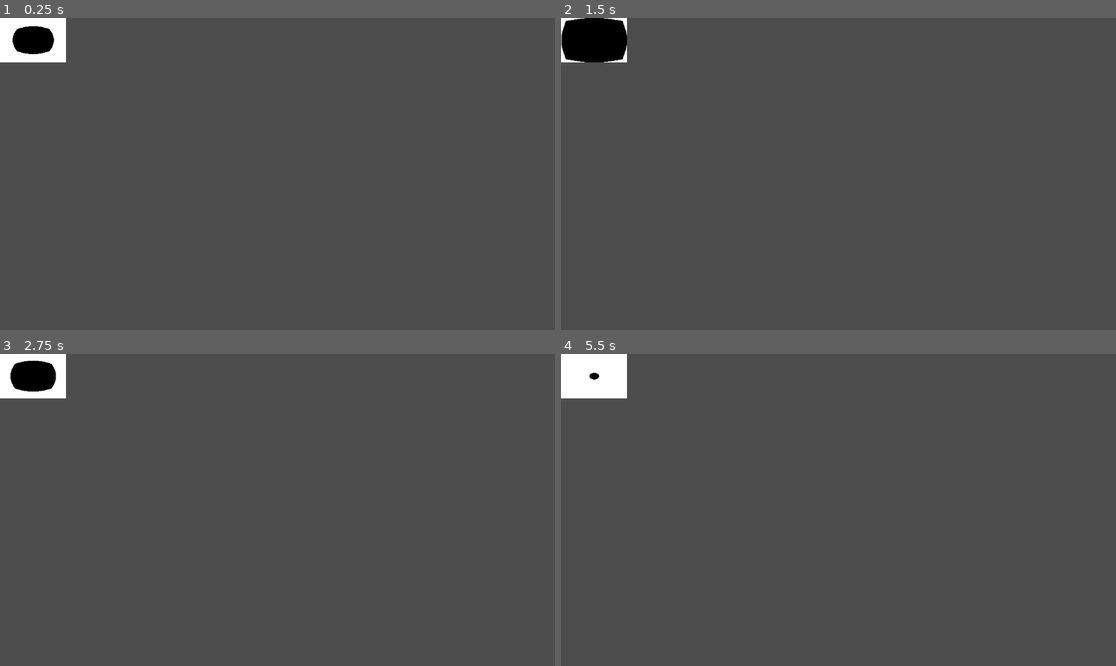
Above: before the commit, frames 1-4 (two rows, left to right).
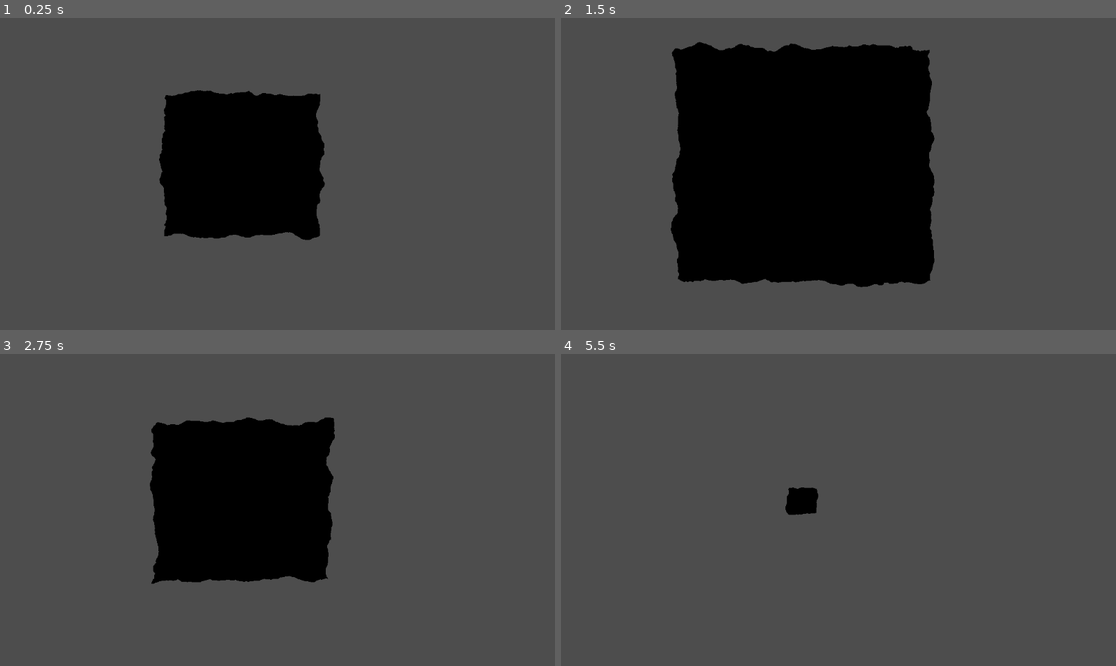
Above: after the commit, the same moments.

Repository: watson-disambiguation/BurnShader
Game: Godot game, scene res://Main.tscn
The game is run twice, just before and just after one commit, with the same random seed, the same clock (stepped at 60 frames per second) and the same inputs. Before the commit the project has no main scene; this scene is started directly in both runs.
Inputs:
- Up to frame 1 (0.25 s): no input
- Up to frame 2 (1.5 s): no input
- Up to frame 3 (2.75 s): no input
- Up to frame 4 (5.5 s): tap Enter at 5 s

The runs differ from the first frame. In frame 1, 15% of the frame differs, in the area x 0-59%, y 0-72%; in frame 2, 36%, in the area x 0-68%, y 0-87%; in frame 3, 18%; in frame 4, 2.2%.

Commit message:
Added noise to SDF

Diff:
--- a/Main.tscn
+++ b/Main.tscn
@@ -1,16 +1,21 @@
-[gd_scene load_steps=4 format=3 uid="uid://dp1h3ps4unhuf"]
+[gd_scene load_steps=5 format=3 uid="uid://dp1h3ps4unhuf"]
 
 [ext_resource type="Shader" path="res://Shaders/BurnShader.gdshader" id="1_7y8qh"]
 
+[sub_resource type="FastNoiseLite" id="FastNoiseLite_i8jdn"]
+
+[sub_resource type="NoiseTexture2D" id="NoiseTexture2D_5abl5"]
+noise = SubResource("FastNoiseLite_i8jdn")
+
 [sub_resource type="ShaderMaterial" id="ShaderMaterial_7vaxc"]
 shader = ExtResource("1_7y8qh")
-
-[sub_resource type="CanvasTexture" id="CanvasTexture_k0wfm"]
+shader_parameter/noiseTexture = SubResource("NoiseTexture2D_5abl5")
 
 [node name="Node2D" type="Node2D"]
+position = Vector2(88, 44)
 
 [node name="BurningPaper" type="Sprite2D" parent="."]
 material = SubResource("ShaderMaterial_7vaxc")
-position = Vector2(69, 46)
-scale = Vector2(-137, 93)
-texture = SubResource("CanvasTexture_k0wfm")
+position = Vector2(415, 261)
+scale = Vector2(-1.099, 1)
+texture = SubResource("NoiseTexture2D_5abl5")
--- a/Shaders/BurnShader.gdshader
+++ b/Shaders/BurnShader.gdshader
@@ -1,11 +1,13 @@
 shader_type canvas_item;
 
+uniform sampler2D noiseTexture : source_color;
+
 void fragment() {
+	float noise = texture(noiseTexture,UV).x * 0.05;
 	vec2 centeredUV = UV - 0.5;
 	float distFromCenter = length(centeredUV);
 	float distFromEdge = max((abs(centeredUV.x)),abs(centeredUV.y));
 	float t = (sin(TIME) + 1.) * 0.25;
-	float dist = mix(distFromCenter,distFromEdge,distFromCenter);
-	float stepped = step(t,dist);
-	COLOR = vec4(vec3(stepped),1);
+	float stepped = step(t,distFromEdge+noise);
+	COLOR = vec4(vec3(stepped),1.-stepped);
 }
--- a/project.godot
+++ b/project.godot
@@ -11,6 +11,7 @@
 [application]
 
 config/name="BurnShader"
+run/main_scene="res://Main.tscn"
 config/features=PackedStringArray("4.1", "Forward Plus")
 config/icon="res://icon.svg"
 
